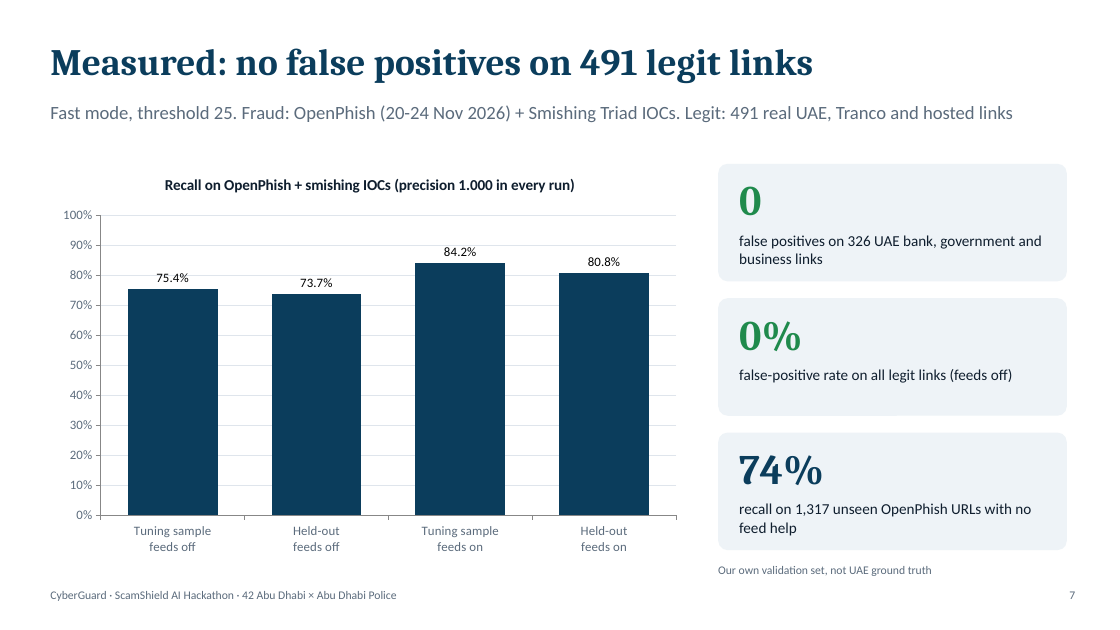
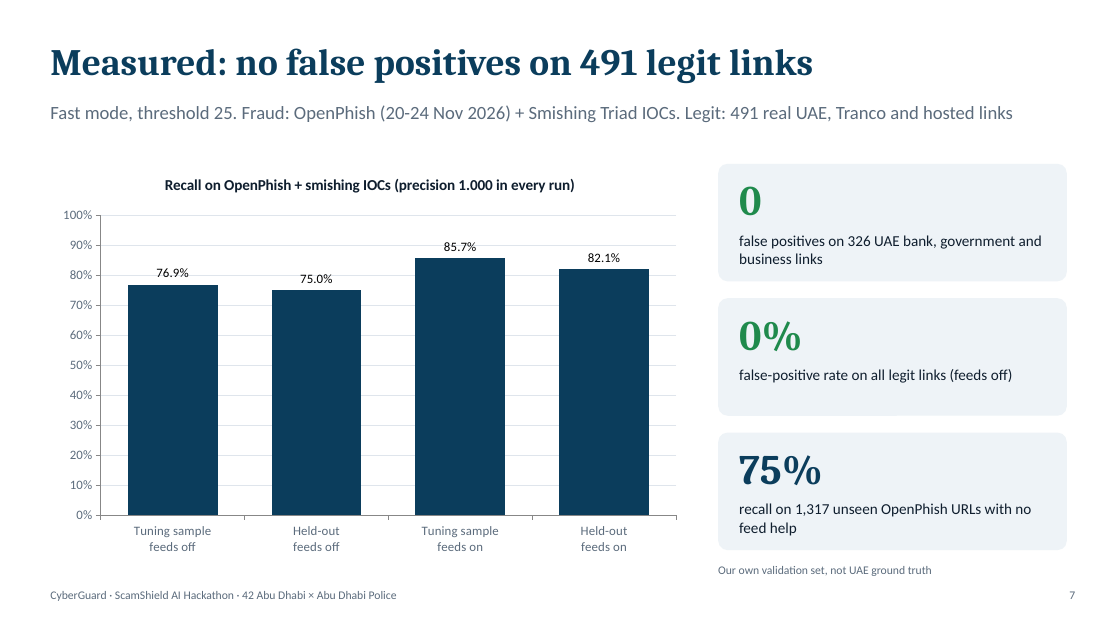
Before and after one commit to Saif-Alazazi/CyberGuard, a slide deck: slide 7 of docs/CyberGuard_Presentation.pptx. Drawn at 1120x630 pixels with LibreOffice and Linux fonts; fonts in the diff are those of the drawing. Boxes give left, top, right and bottom in pixels: in the first picture for what was removed or moved away, otherwise in the second. Text is boxed around its words. In the diff, an @@ line names an element or a change of style, - is before the commit and + after.

```diff
--- a/docs/CyberGuard_Presentation.pptx
+++ b/docs/CyberGuard_Presentation.pptx
@@ column chart at [50,160,689,563] @@
-Series 1: 0.754, 0.737, 0.842, 0.808
+Series 1: 0.769, 0.75, 0.857, 0.821
@@ text at [739,455,823,485]: text changed @@
-74%
+75%
```
Also in this commit, not shown: 5 other slides changed, 39 other files.
